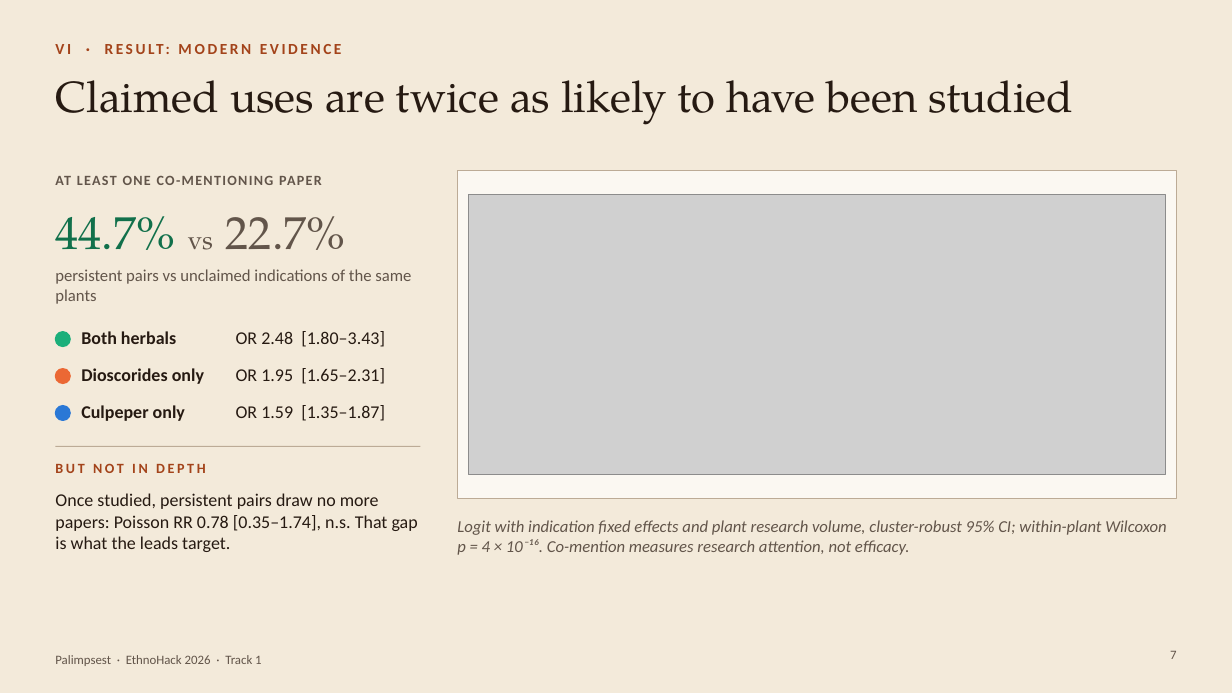
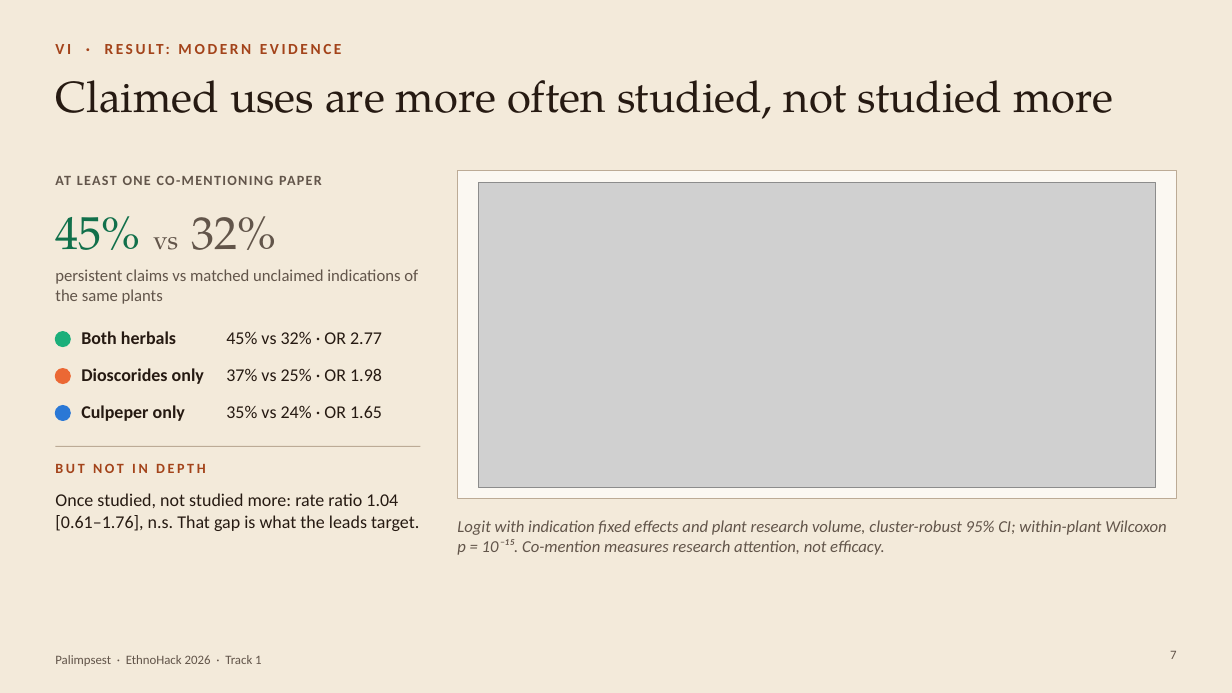
Before and after one commit to KaraAliOsman/palimpsest, a slide deck: slide 7 of docs/pitch/Palimpsest_EthnoHack2026.pptx. Drawn at 1232x693 pixels with LibreOffice and Linux fonts; fonts in the diff are those of the drawing; grey boxes stand for pictures. Boxes give left, top, right and bottom in pixels: in the first picture for what was removed or moved away, otherwise in the second. Text is boxed around its words. In the diff, an @@ line names an element or a change of style, - is before the commit and + after.

```diff
--- a/docs/pitch/Palimpsest_EthnoHack2026.pptx
+++ b/docs/pitch/Palimpsest_EthnoHack2026.pptx
@@ title at box(55, 80, 1113, 119): text changed @@
-Claimed uses are twice as likely to have been studied
+Claimed uses are more often studied, not studied more
@@ picture: place and size @@
-picture at box(469, 195, 1165, 475)
+picture at box(478, 182, 1155, 488)
@@ text at box(55, 216, 276, 250): text changed @@
-44.7% vs 22.7%
+45% vs 32%
@@ text at box(55, 269, 418, 304): text changed @@
-persistent pairs vs unclaimed indications of the same plants
+persistent claims vs matched unclaimed indications of the same plants
@@ text at box(226, 331, 382, 344): text changed @@
-OR 2.48 [1.80–3.43]
+45% vs 32% · OR 2.77
@@ text at box(226, 368, 382, 381): text changed @@
-OR 1.95 [1.65–2.31]
+37% vs 25% · OR 1.98
@@ text at box(226, 405, 382, 418): text changed @@
-OR 1.59 [1.35–1.87]
+35% vs 24% · OR 1.65
@@ text at box(55, 493, 419, 531): text changed @@
-Once studied, persistent pairs draw no more papers: Poisson RR 0.78 [0.35–1.74], n.s. That gap is what the leads target.
+Once studied, not studied more: rate ratio 1.04 [0.61–1.76], n.s. That gap is what the leads target.
@@ text at box(457, 520, 1166, 555): text changed @@
-Logit with indication fixed effects and plant research volume, cluster-robust 95% CI; within-plant Wilcoxon p = 4 × 10⁻¹⁶. Co-mention measures research attention, not efficacy.
+Logit with indication fixed effects and plant research volume, cluster-robust 95% CI; within-plant Wilcoxon p = 10⁻¹⁵. Co-mention measures research attention, not efficacy.
```
Also in this commit, not shown: 5 other slides changed, 6 other files.
